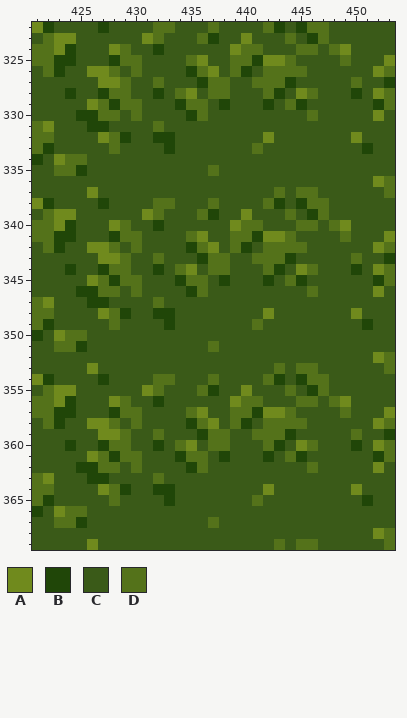
Edited in one commit: pixel-art file (img/inn.ase). The picture above was drawn from the file before the commit.
640x640 pixels, 1 frame. Colours within 5 levels of each other are drawn and written as one. Shown: x 421..453, y 322..369. The commit also changed other parts of the picture, which this record leaves out.
Visible layers, top first: "fg3", "lvl3.1", "lvl2.2", "lvl2.1", "lvl2.0", "lvl1.3", "lvl1.25", "lvl1.2", "lvl1.1", "lvl1.0", "base", "base.0", "bg", "outline".
Palette (. is transparent): A #708a1d  B #204608  C #3a5a18  D #54721a
Pixels before, first column x 421:
322 ABCCCCBCCCCDDCCCDCCCCDBCBDDCCCCCC
323 CDAACCCCCCADCCCDBCCACCCDCBDCCCCCC
324 DDABCCCADCCBCCCCCCADDCCCDDCDACCCC
325 DDBBCCCBDDCCCCDACCDDBAADCCCCDCCCA
326 CDBCCAADCDCCCCBDACDBCDDDDCCCCCCAD
327 CCCCCCAADCCDCCCBDDCCDDDBCCCCCDCCB
328 CCCBCCBDDCCBCDACDDCCCDBCADCCCBCAD
329 CCCCCADBDDCCCBDDCBCCCBCDBCCCCCCBD
330 CCCCBBDDCDCCCCBDCCCCCCCCCDCCCCCAC
331 DACCCBBCCCCDCCCCCCCCCCCCCCCCCCCCC
332 DDCCCCADBCCBBCCCCCCCCACCCCCCCACCC
333 DBCCCCCDCCCCBCCCCCCCDCCCCCCCCCBCC
334 BCADDCCCCCCCCCCCCCCCCCCCCCCCCCCCC
335 CCDDBCCCCCCCCCCCDCCCCCCCCCCCCCCCC
336 CCCCCCCCCCCCCCCCCCCCCCCCCCCCCCCAD
337 CCCCCACCCCCCCCCCCCCCCCDCDDCCCCCCD
338 ABCCCCBCCCCDDCCCDCCCCDBCBDDCCCCCC
339 CDAACCCCCCADCCCDBCCACCCDCBDCCCCCC
340 DDABCCCADCCBCCCCCCADDCCCDDCDACCCC
341 DDBBCCCBDDCCCCDACCDDBAADCCCCDCCCA
342 CDBCCAADCDCCCCBDACDBCDDDDCCCCCCAD
343 CCCCCCAADCCDCCCBDDCCDDDBCCCCCDCCB
344 CCCBCCBDDCCBCDACDDCCCDBCADCCCBCAD
345 CCCCCADBDDCCCBDDCBCCCBCDBCCCCCCBD
346 CCCCBBDDCDCCCCBDCCCCCCCCCDCCCCCAC
347 DACCCBBCCCCDCCCCCCCCCCCCCCCCCCCCC
348 DDCCCCADBCCBBCCCCCCCCACCCCCCCACCC
349 DBCCCCCDCCCCBCCCCCCCDCCCCCCCCCBCC
350 BCADDCCCCCCCCCCCCCCCCCCCCCCCCCCCC
351 CCDDBCCCCCCCCCCCDCCCCCCCCCCCCCCCC
352 CCCCCCCCCCCCCCCCCCCCCCCCCCCCCCCAD
353 CCCCCACCCCCCCCCCCCCCCCDCDDCCCCCCD
354 ABCCCCBCCCCDDCCCDCCCCDBCBDDCCCCCC
355 CDAACCCCCCADCCCDBCCACCCDCBDCCCCCC
356 DDABCCCADCCBCCCCCCADDCCCDDCDACCCC
357 DDBBCCCBDDCCCCDACCDDBAADCCCCDCCCA
358 CDBCCAADCDCCCCBDACDBCDDDDCCCCCCAD
359 CCCCCCAADCCDCCCBDDCCDDDBCCCCCDCCB
360 CCCBCCBDDCCBCDACDDCCCDBCADCCCBCAD
361 CCCCCADBDDCCCBDDCBCCCBCDBCCCCCCBD
362 CCCCBBDDCDCCCCBDCCCCCCCCCDCCCCCAC
363 DACCCBBCCCCDCCCCCCCCCCCCCCCCCCCCC
364 DDCCCCADBCCBBCCCCCCCCACCCCCCCACCC
365 DBCCCCCDCCCCBCCCCCCCDCCCCCCCCCBCC
366 BCADDCCCCCCCCCCCCCCCCCCCCCCCCCCCC
367 CCDDBCCCCCCCCCCCDCCCCCCCCCCCCCCCC
368 CCCCCCCCCCCCCCCCCCCCCCCCCCCCCCCAD
369 CCCCCACCCCCCCCCCCCCCCCDCDDCCCCCCD
Now the later version:
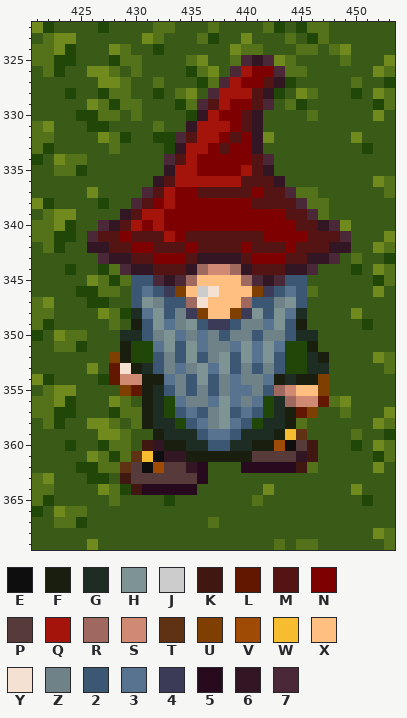
Colours new in this view: E #0e0e0e  F #191e0f  G #1e2d23  H #7e9494  J #cccccc  K #401811  L #621800  M #551414  N #7f0000  P #573b3b  Q #a5140a  R #a0695f  S #d08a74  T #5f3214  U #7f3f00  V #a04b05  W #f6bd31  X #ffbf81  Y #f5e1d2  Z #6e8287  2 #3b5773  3 #57738f  4 #3b3b57  5 #280a1e  6 #321623  7 #4b2837
The exact change:
{"change": "layer \"lvl1.ref\" now shown"}
{"where": "layer \"lvl1.ref\""}
{"y":325,"x":440,"old":"DBA","new":"767"}
{"y":326,"x":439,"old":"DBCDD","new":"7QNN7"}
{"y":327,"x":438,"old":"DCCDDD","new":"7QNNM6"}
{"y":328,"x":437,"old":"DDCCCD","new":"7QQQM6"}
{"y":329,"x":436,"old":"DCBCCCB","new":"7MQNNM7"}
{"y":330,"x":436,"old":"DCCCCC","new":"6QNNM6"}
{"y":331,"x":435,"old":"CCCCCCC","new":"6QQQNM6"}
{"y":332,"x":434,"old":"CCCCCCCC","new":"7MQQNMN6"}
{"y":333,"x":434,"old":"CCCCCCCD","new":"6QQNMNN6"}
{"y":334,"x":433,"old":"CCCCCCCCCC","new":"7MQNNNNNM7"}
{"y":335,"x":433,"old":"CCCCDCCCCC","new":"6QQNNNNQM6"}
{"y":336,"x":432,"old":"CCCCCCCCCCCC","new":"6MQQQQQQMMM6"}
{"y":337,"x":431,"old":"CCCCCCCCCCCCDC","new":"7MQNNMMMMMNMM7"}
{"y":338,"x":430,"old":"CCDDCCCDCCCCDBCB","new":"7MNQNNNNNNNMMMM7"}
{"y":339,"x":429,"old":"CCADCCCDBCCACCCDCB","new":"6MQQNNNNNNNNNNNMM7"}
{"y":340,"x":427,"old":"CADCCBCCCCCCADDCCCDDCD","new":"76MQNQNNNNNNNNNNNNMM67"}
{"y":341,"x":426,"old":"CCBDDCCCCDACCDDBAADCCCCD","new":"7MMNMMMQNMMMMMMMNNNNMMM7"}
{"y":342,"x":426,"old":"AADCDCCCCBDACDBCDDDDCCCC","new":"66MMNNMMMNMMMMNMMMNMMM66"}
{"y":343,"x":427,"old":"AADCCDCCCBDDCCDDDBCCCC","new":"766MMNNNM6666MNNNMM667"}
{"y":344,"x":429,"old":"DCCBCDACDDCCCDBCAD","new":"766MMM6RSSR6MMM667"}
{"y":345,"x":430,"old":"DCCCBDDCBCCCBCDB","new":"22767RXXXXR76722"}
{"y":346,"x":430,"old":"DCCCCBDCCCCCCCCC","new":"2324UXJYXXXU4232"}
{"y":347,"x":430,"old":"CCDCCCCCCCCCCCCC","new":"2HZ22RYXXXR22ZH2"}
{"y":348,"x":430,"old":"CCBBCCCCCCCCACCC","new":"G3H2Z4UXXU4H2H3G"}
{"y":349,"x":430,"old":"CCCBCCCCCCCDCCCC","new":"F2H3ZH2442ZZ3H2F"}
{"y":350,"x":429,"old":"CCCCCCCCCCCCCCCCCC","new":"GG2ZH3Z3Z2ZZ2ZZ2GG"}
{"y":351,"x":429,"old":"CCCCCCCCDCCCCCCCCC","new":"FBB3H2H3ZZ3H3H3BBF"}
{"y":352,"x":428,"old":"CCCCCCCCCCCCCCCCCCCC","new":"UFBB2Z2H2ZH2H3H2BBGF"}
{"y":353,"x":428,"old":"CCCCCCCCCCCCCCCDCDDC","new":"LYFG2Z3ZH3H2Z2Z2BBGG"}
{"y":354,"x":428,"old":"CCCCDDCCCDCCCCDBCBDD","new":"LSSFF3Z2H2Z3ZZ3FGFFU"}
{"y":355,"x":429,"old":"CCADCCCDBCCACCCDCBD","new":"ULFG2Z2Z2Z33Z2RSXXU"}
{"y":356,"x":431,"old":"CBCCCCCCADDCCCDDC","new":"FGB3ZZ3H3Z3BGRSSL"}
{"y":357,"x":431,"old":"CCCCDACCDDBAADCC","new":"FGB232ZH232BGFLU"}
{"y":358,"x":431,"old":"CCCCBDACDBCDDD","new":"FGGB23ZH32BGGF"}
{"y":359,"x":432,"old":"DCCCBDDCCDDDBC","new":"FGGG2332GGGFWT"}
{"y":360,"x":431,"old":"CBCDACDDCCCDBCAD","new":"K6FFGG22GGFFVEPK"}
{"y":361,"x":430,"old":"DCCCBDDCBCCCBCDBC","new":"TWE66FFFFFFPPPP6K"}
{"y":362,"x":429,"old":"CDCCCCBD","new":"TPEVPP65"}
{"y":362,"x":440,"old":"CCCCCC","new":"55555K"}
{"y":363,"x":429,"old":"CCCDCCCC","new":"KPPPPPP5"}
{"y":364,"x":430,"old":"CCBBCC","new":"K55555"}
